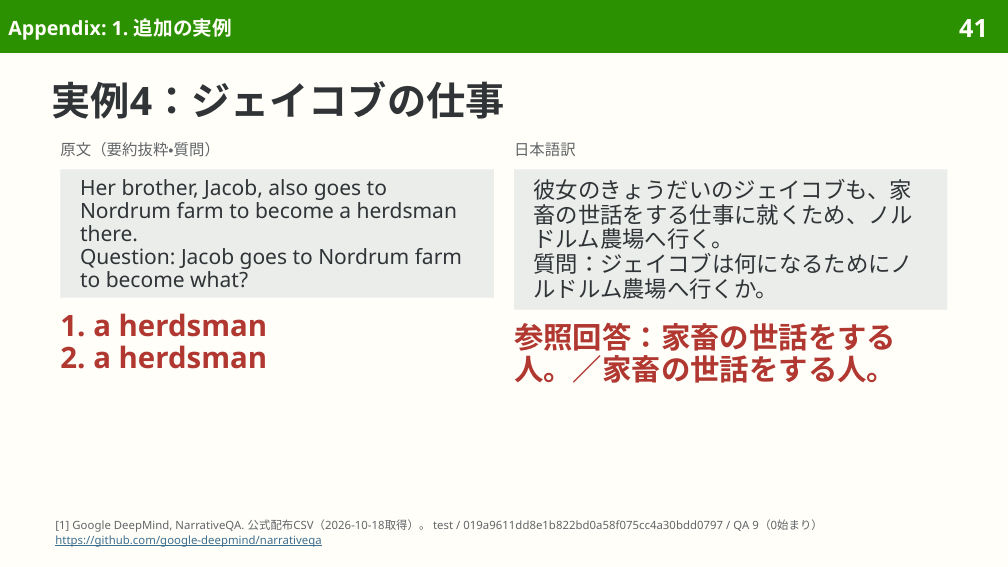
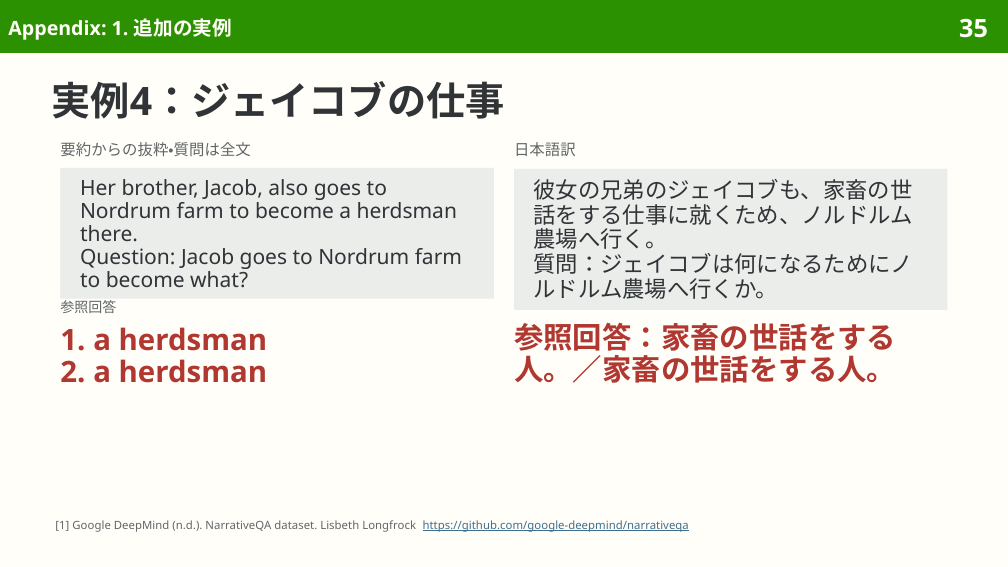
Before and after one commit to sasakiy84/datasets-in-10-minutes, a slide deck: slide 35 of slides/datasets-in-10-minutes-narrativeqa.pptx (slide 41 before the commit). Drawn at 1008x567 pixels with LibreOffice and Linux fonts; fonts in the diff are those of the drawing. Boxes give left, top, right and bottom in pixels: in the first picture for what was removed or moved away, otherwise in the second. Text is boxed around its words. In the diff, an @@ line names an element or a change of style, - is before the commit and + after.

Commit message:
Center NarrativeQA on narrative comprehension and full reference answers

```diff
--- a/slides/datasets-in-10-minutes-narrativeqa.pptx
+++ b/slides/datasets-in-10-minutes-narrativeqa.pptx
@@ page number at [959,18,988,38]: text changed @@
-41
+35
@@ text at [60,142,250,157]: text changed @@
-原文（要約抜粋・質問）
+要約からの抜粋・質問は全文
@@ text in rectangle at [534,179,913,249]: text changed @@
-彼女のきょうだいのジェイコブも、家畜の世話をする仕事に就くため、ノルドルム農場へ行く。
+彼女の兄弟のジェイコブも、家畜の世話をする仕事に就くため、ノルドルム農場へ行く。
@@ text "1. a herdsman": place and size @@
-text "1. a herdsman" at [60,313,268,369]
+text "1. a herdsman" at [60,327,268,383]
@@ text added at [60,300,116,313], 10 pt, text #626669 @@
+参照回答
@@ text at [55,520,689,532]: text changed @@
-[1] Google DeepMind, NarrativeQA. 公式配布CSV（2026-10-18取得）。 test / 019a9611dd8e1b822bd0a58f075cc4a30bdd0797 / QA 9（0始まり）
-https://github.com/google-deepmind/narrativeqa
+[1] Google DeepMind (n.d.). NarrativeQA dataset. Lisbeth Longfrock https://github.com/google-deepmind/narrativeqa
```
Also in this commit, not shown: 47 other slides changed, 1 slide added, 9 slides removed, 41 other files.
